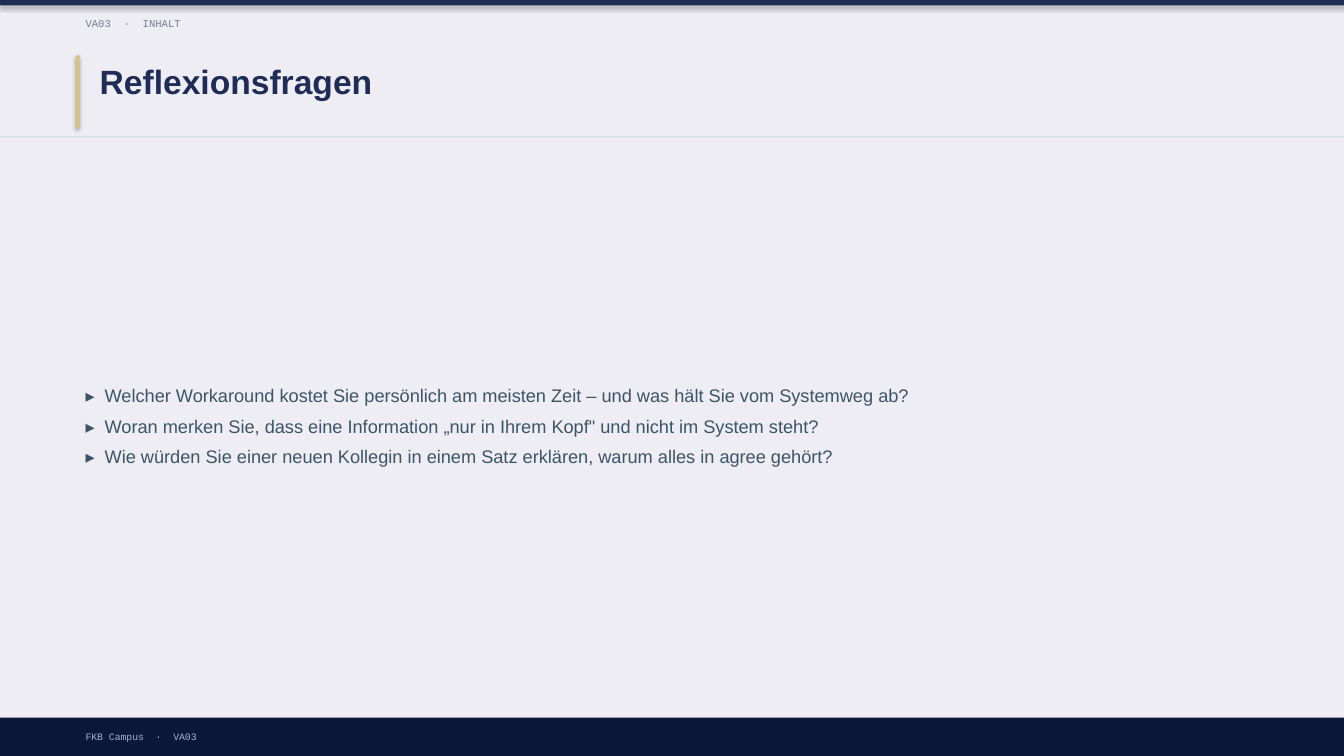
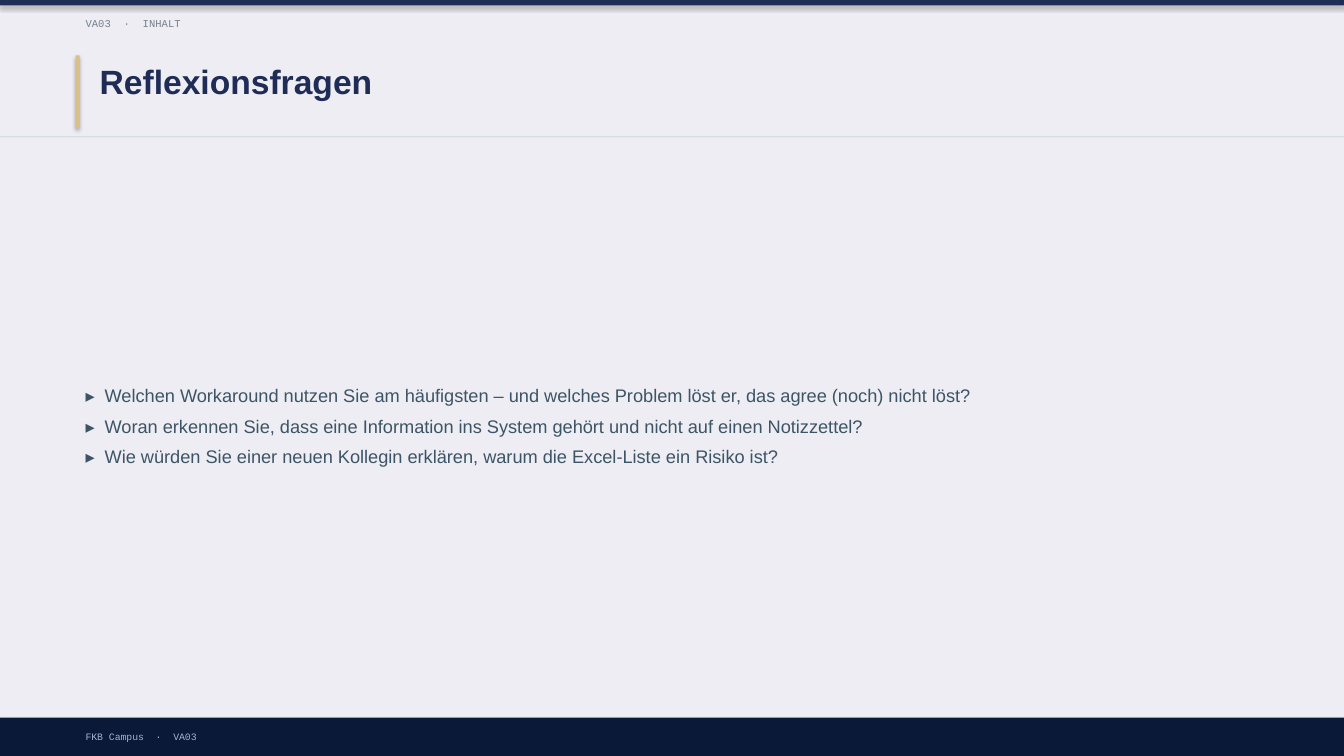
Before and after one commit to ck5rqc47pr-byte/firmenkundenakademie-online, a slide deck: slide 16 of protected-downloads/praesentation/VA03.pptx (slide 8 before the commit). Drawn at 1344x756 pixels with LibreOffice and Linux fonts; fonts in the diff are those of the drawing. Boxes give left, top, right and bottom in pixels: in the first picture for what was removed or moved away, otherwise in the second. Text is boxed around its words. In the diff, an @@ line names an element or a change of style, - is before the commit and + after.

```diff
--- a/protected-downloads/praesentation/VA03.pptx
+++ b/protected-downloads/praesentation/VA03.pptx
@@ text at [105, 389, 970, 467]: text changed @@
-▸ Welcher Workaround kostet Sie persönlich am meisten Zeit – und was hält Sie vom Systemweg ab?
-▸ Woran merken Sie, dass eine Information „nur in Ihrem Kopf" und nicht im System steht?
-▸ Wie würden Sie einer neuen Kollegin in einem Satz erklären, warum alles in agree gehört?
+▸ Welchen Workaround nutzen Sie am häufigsten – und welches Problem löst er, das agree (noch) nicht löst?
+▸ Woran erkennen Sie, dass eine Information ins System gehört und nicht auf einen Notizzettel?
+▸ Wie würden Sie einer neuen Kollegin erklären, warum die Excel-Liste ein Risiko ist?
```
Also in this commit, not shown: 3 other slides changed, 8 slides added, 5 other files.
